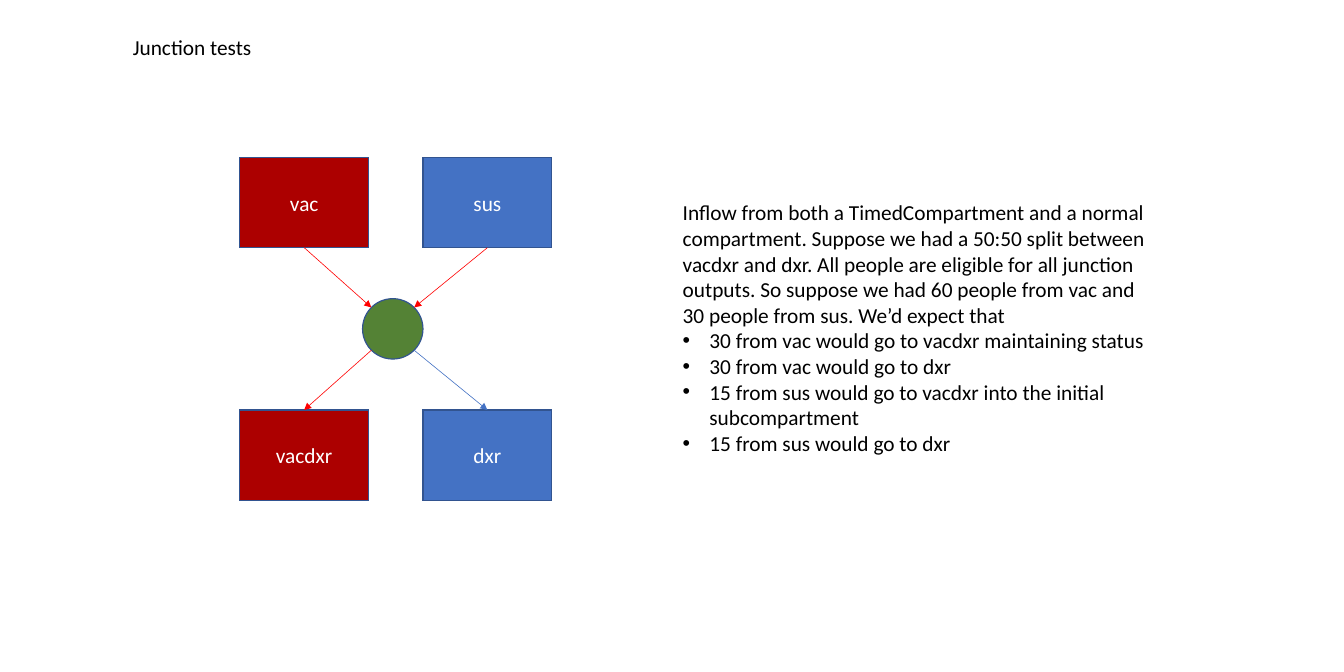
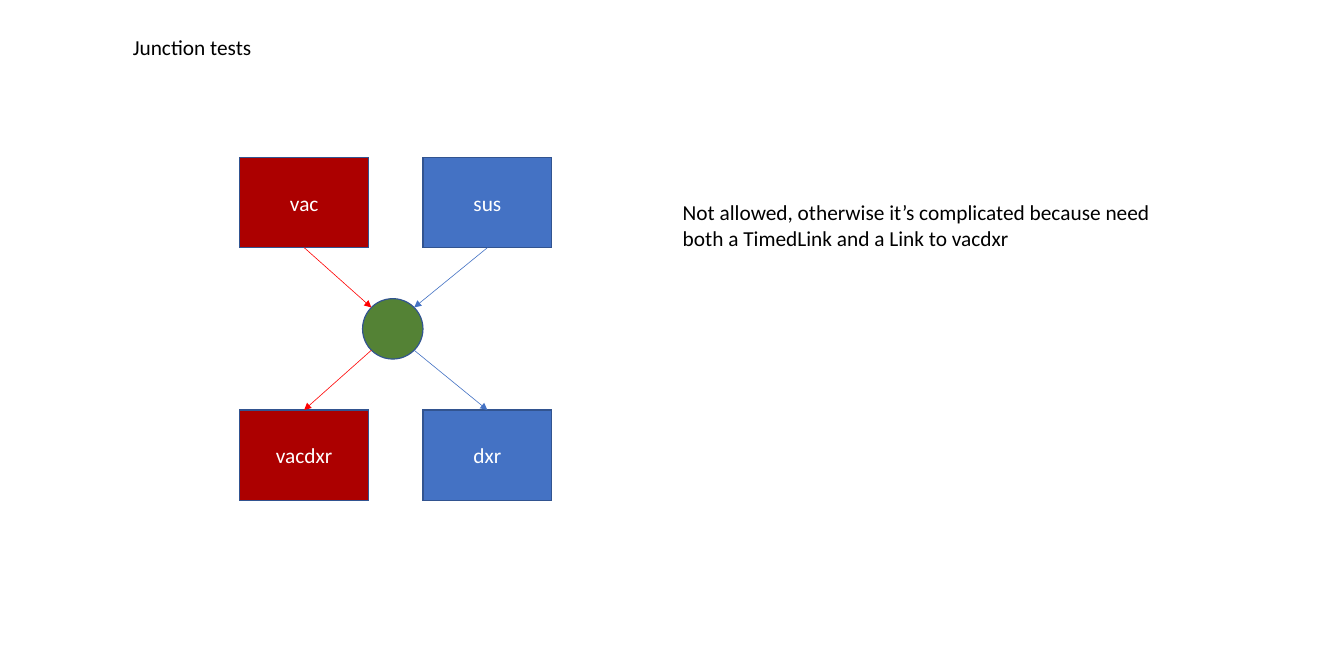
Before and after one commit to atomicateam/atomica, a slide deck: slide 4 of docs/general/timed-examples.pptx. Drawn at 1344x672 pixels with LibreOffice and Linux fonts; fonts in the diff are those of the drawing. Boxes give left, top, right and bottom in pixels: in the first picture for what was removed or moved away, otherwise in the second. Text is boxed around its words. In the diff, an @@ line names an element or a change of style, - is before the commit and + after.

```diff
--- a/docs/general/timed-examples.pptx
+++ b/docs/general/timed-examples.pptx
@@ text at [683,205,1150,246]: text changed @@
-Inflow from both a TimedCompartment and a normal compartment. Suppose we had a 50:50 split between vacdxr and dxr. All people are eligible for all junction outputs. So suppose we had 60 people from vac and 30 people from sus. We’d expect that
-• 30 from vac would go to vacdxr maintaining status
-• 30 from vac would go to dxr
-• 15 from sus would go to vacdxr into the initial subcompartment
-• 15 from sus would go to dxr
+Not allowed, otherwise it’s complicated because need both a TimedLink and a Link to vacdxr
@@ arrow (487, 247) - (414, 307): stroke #FF0000 0.5 pt to #4472C4 0.5 pt @@
```
Also in this commit, not shown: 1 slide added, 2 other files.
